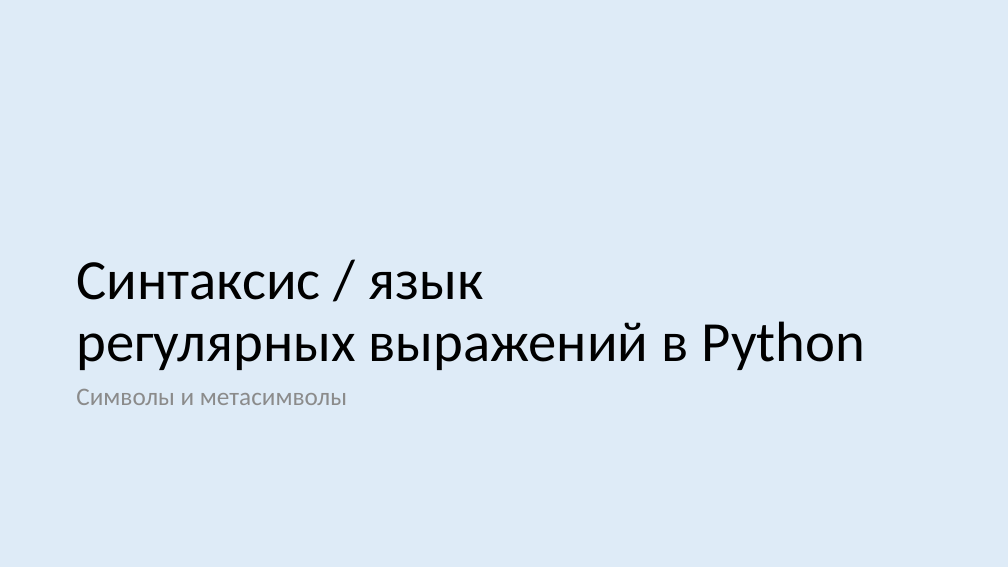
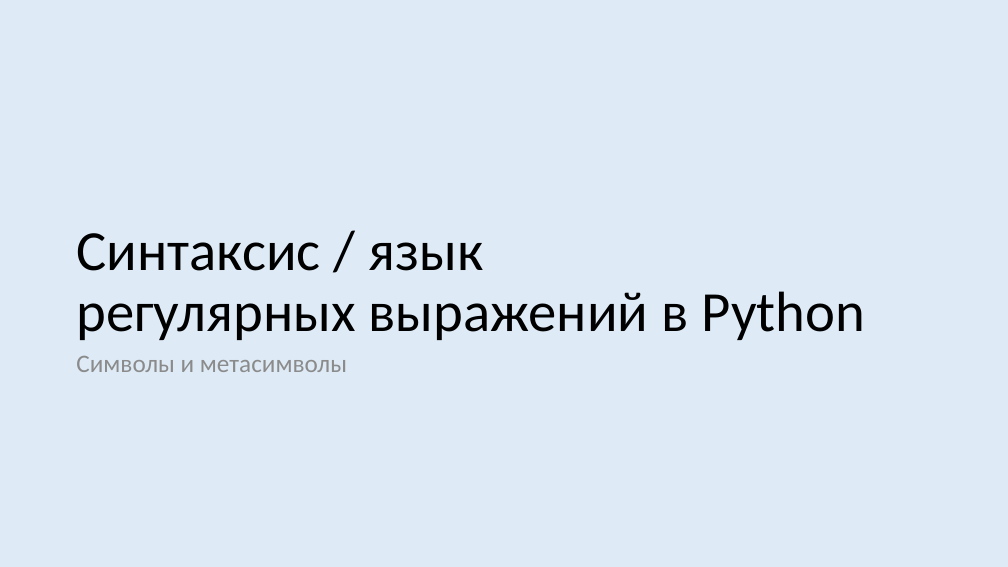
Before and after one commit to xtrueman/prog_instruments, a slide deck: slide 5 of presentations/RegularExpressions.pptx. Drawn at 1008x567 pixels with LibreOffice and Linux fonts; fonts in the diff are those of the drawing. Boxes give left, top, right and bottom in pixels: in the first picture for what was removed or moved away, otherwise in the second. Text is boxed around its words. In the diff, an @@ line names an element or a change of style, - is before the commit and + after.

```diff
--- a/presentations/RegularExpressions.pptx
+++ b/presentations/RegularExpressions.pptx
@@ title "Синтаксис / язык регулярных выражений ...": place and size @@
-title "Синтаксис / язык регулярных выражений ..." at [76,262,866,370]
+title "Синтаксис / язык регулярных выражений ..." at [76,233,866,340]
@@ text "Символы и метасимволы": place and size @@
-text "Символы и метасимволы" at [76,389,347,405]
+text "Символы и метасимволы" at [76,356,347,372]
```
Also in this commit, not shown: 9 other slides changed, 1 slide added, 2 other files.
